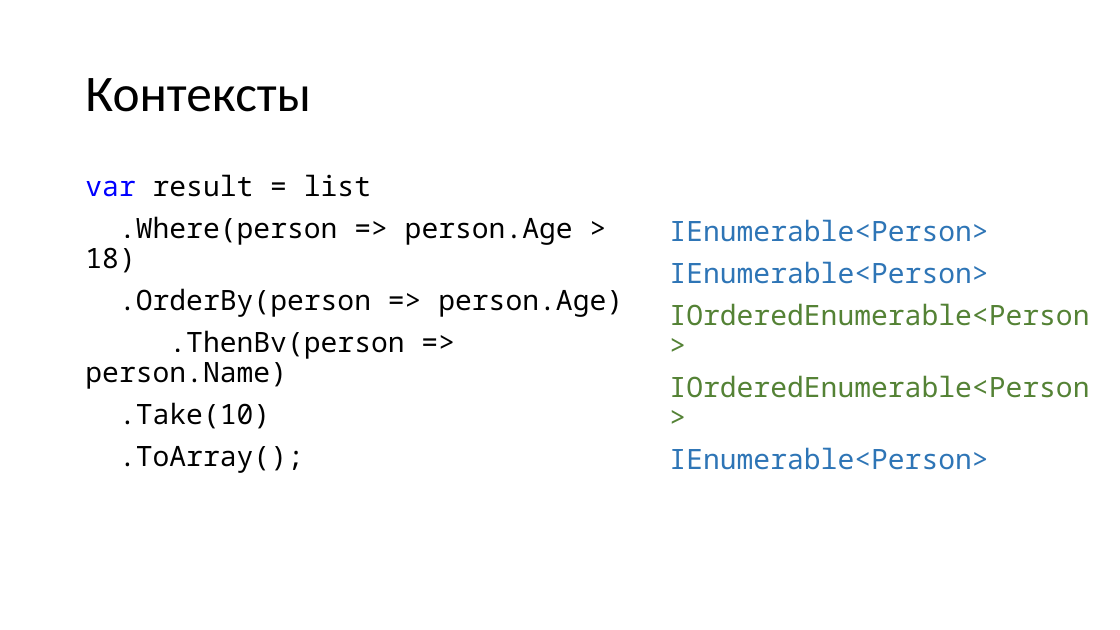
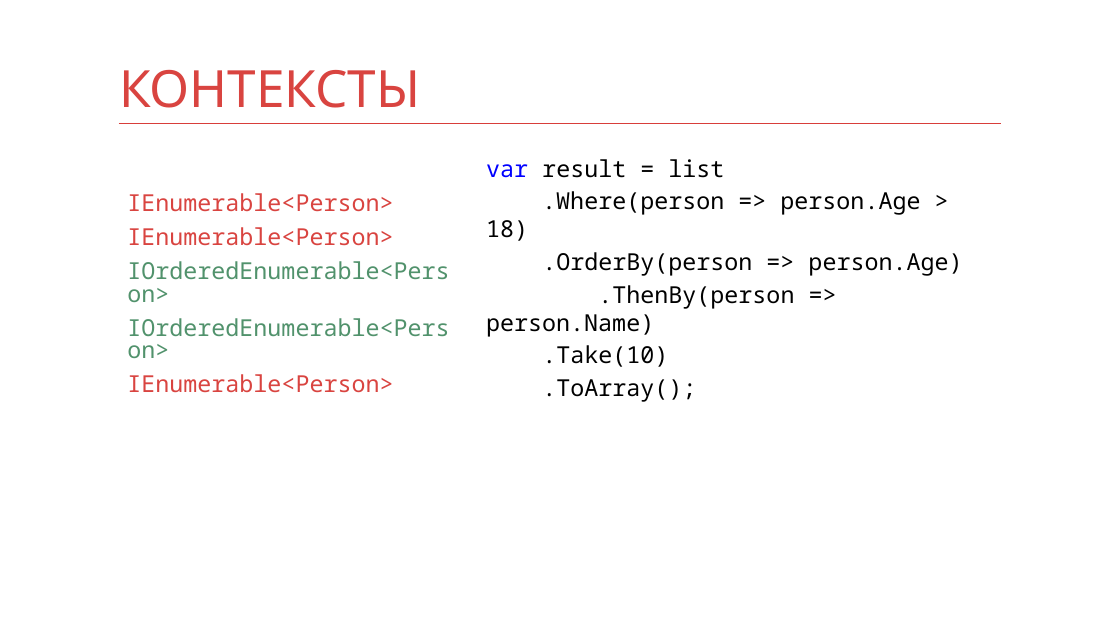
Before and after one commit to kontur-courses/fluent-api, a slide deck: slide 24 of fluent-api.pptx. Drawn at 1120x630 pixels with LibreOffice and Linux fonts; fonts in the diff are those of the drawing. Boxes give left, top, right and bottom in pixels: in the first picture for what was removed or moved away, otherwise in the second. Text is boxed around its words. In the diff, an @@ line names an element or a change of style, - is before the commit and + after.

```diff
--- a/fluent-api.pptx
+++ b/fluent-api.pptx
@@ title "КОНТЕКСТЫ" at box(119, 70, 421, 108): vertical alignment middle to bottom @@
@@ title at box(119, 70, 421, 108): text changed; font Calibri to Karla; text colour #000000 to #D94440 @@
-Контексты
+КОНТЕКСТЫ
@@ line added from (119, 124) to (1002, 124), #D83F3B 1 pt @@
@@ text "IEnumerable<Person>": place and size @@
-text "IEnumerable<Person>" at box(669, 219, 1089, 470)
+text "IEnumerable<Person>" at box(127, 193, 449, 393)
@@ text "IEnumerable<Person>" at box(127, 193, 449, 393): size 24 to 20 pt; text colour #2E75B6 to #D94440 in "IEnumerable<Person>", "IEnumerable<Person>", "IEnumerable<Person>"; text colour #548235 to #51926C in "IOrderedEnumerable<Person>", "IOrderedEnumerable<Person>"; line spacing 0.9 to 0.8 @@
@@ text "var result = list": place and size @@
-text "var result = list" at box(85, 174, 623, 473)
+text "var result = list" at box(486, 159, 962, 402)
@@ text "var result = list" at box(486, 159, 962, 402): size 24 to 20 pt; line spacing 0.9 to 1; less space between paragraphs @@
```
Also in this commit, not shown: 29 other slides changed, 6 slides added.
